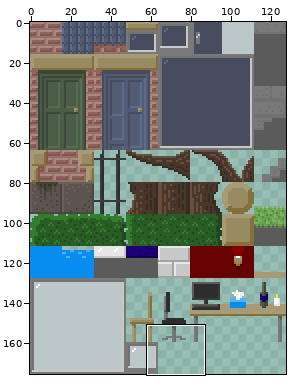
Edited in one commit: sprite sheet (assets/tiles/city_v2.png). Above: a wide view before the commit, with the close-up outlined.
Close-up. As it was:
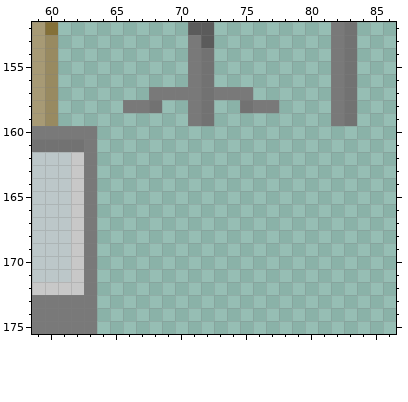
The file is 128x176 pixels. Colours within 5 levels of each other are drawn and written as one. Shown: x 59..86, y 152..175.
Now the later version:
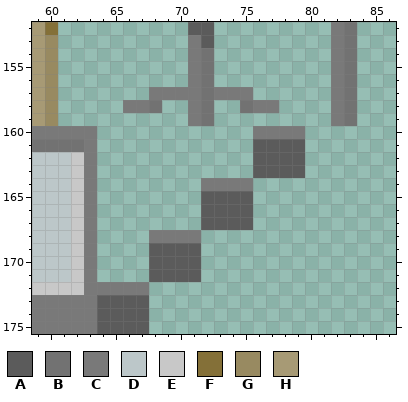
Palette (. is transparent): A #5b5b5b  B #727272  C #797979  D #bcc7c9  E #c8c8c8  F #847038  G #988a61  H #a79a75
Changes in this commit:
@@ x 59..86 @@
 159 HG..........CB.........CB...
-160 CCCCC.......................
-161 BBBBC.......................
-162 DDDEC.......................
-163 DDDEC.......................
-164 DDDEC.......................
-165 DDDEC.......................
-166 DDDEC.......................
-167 DDDEC.......................
-168 DDDEC.......................
-169 DDDEC.......................
-170 DDDEC.......................
-171 DDDEC.......................
-172 EEEEC.......................
-173 CCCCC.......................
-174 CCCCC.......................
-175 CCCCC.......................
+160 CCCCC............CCCC.......
+161 BBBBC............AAAA.......
+162 DDDEC............AAAA.......
+163 DDDEC............AAAA.......
+164 DDDEC........CCCC...........
+165 DDDEC........AAAA...........
+166 DDDEC........AAAA...........
+167 DDDEC........AAAA...........
+168 DDDEC....CCCC...............
+169 DDDEC....AAAA...............
+170 DDDEC....AAAA...............
+171 DDDEC....AAAA...............
+172 EEEECCCCC...................
+173 CCCCCAAAA...................
+174 CCCCCAAAA...................
+175 CCCCCAAAA...................
